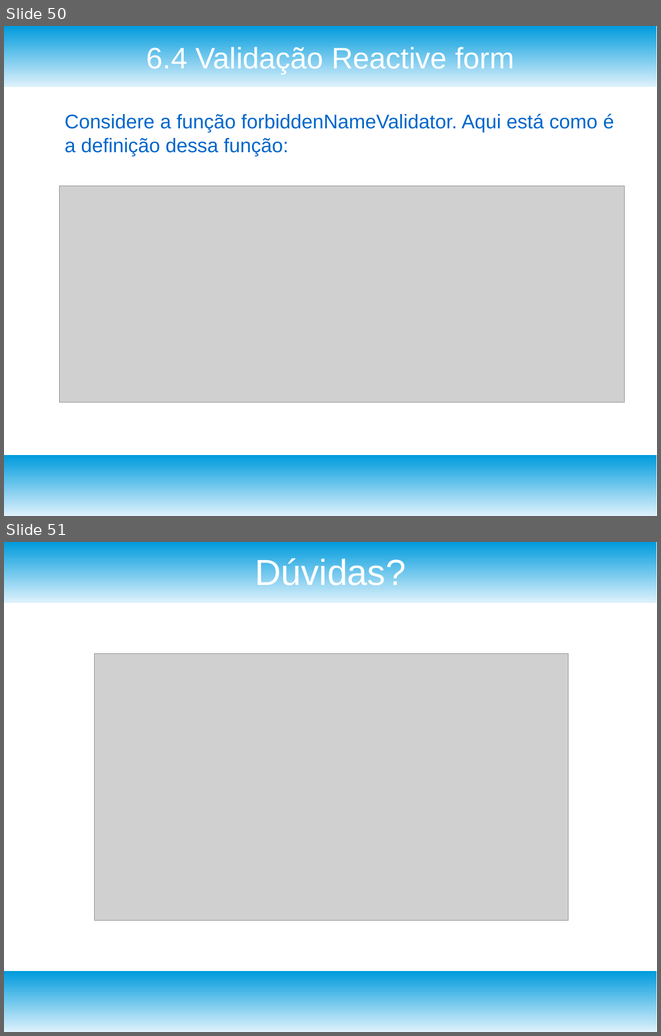
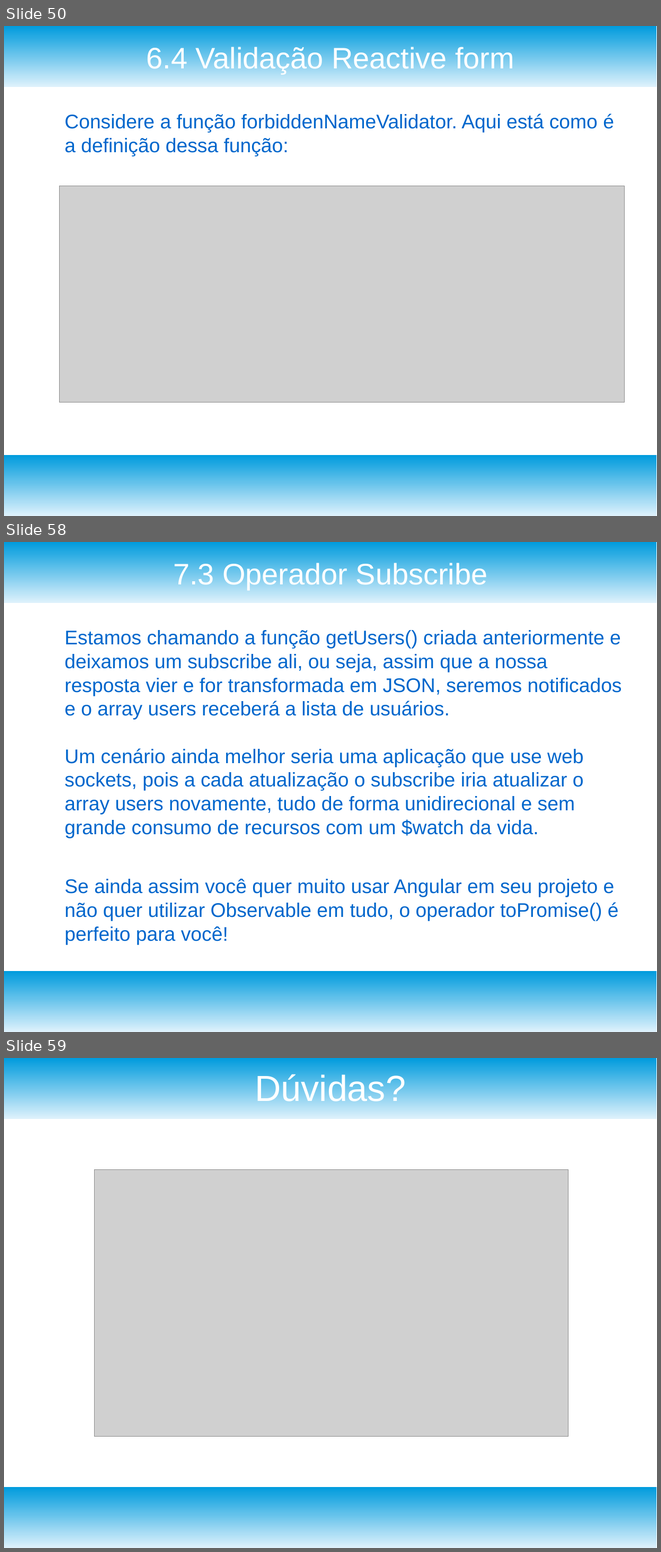
Before and after one commit to josivanribeiro/treinamentoangular, a slide deck: TreinamentoAngular_Aula_3.odp. Shown one above the other, each under a label of ours: slides 50 and 51 before the commit, slides 50, 58 and 59 after it; the slides between them are not shown. The pictures are 661x1036 and 661x1552 pixels, drawn with LibreOffice and Linux fonts; fonts in the diff are those of the drawing; grey boxes stand for pictures. Boxes give left, top, right and bottom in pixels: in the first picture for what was removed or moved away, otherwise in the second. Text is boxed around its words. In the diff, an @@ line names an element or a change of style, - is before the commit and + after.

Commit message:
Adicionado conteudo sobre observables

```diff
--- a/TreinamentoAngular_Aula_3.odp
+++ b/TreinamentoAngular_Aula_3.odp
@@ slide 58 added at [4,542,657,1032], background #FFFFFF; not listed: 2 template elements that a slide beside it also shows @@
@@ title added at [173,561,487,590], 36 pt, text #FFFFFF @@
+7.3 Operador Subscribe
@@ text added at [64,630,622,944], 24 pt, text #0066CC @@
+Estamos chamando a função getUsers() criada anteriormente e deixamos um subscribe ali, ou seja, assim que a nossa resposta vier e for transformada em JSON, seremos notificados e o array users receberá a lista de usuários.
+Um cenário ainda melhor seria uma aplicação que use web sockets, pois a cada atualização o subscribe iria atualizar o array users novamente, tudo de forma unidirecional e sem grande consumo de recursos com um $watch da vida.
+Se ainda assim você quer muito usar Angular em seu projeto e não quer utilizar Observable em tudo, o operador toPromise() é perfeito para você!
@@ what was slide 51 is now slide 59 @@
```
Also in this commit, not shown: 1 slide changed, 7 other slides added.
